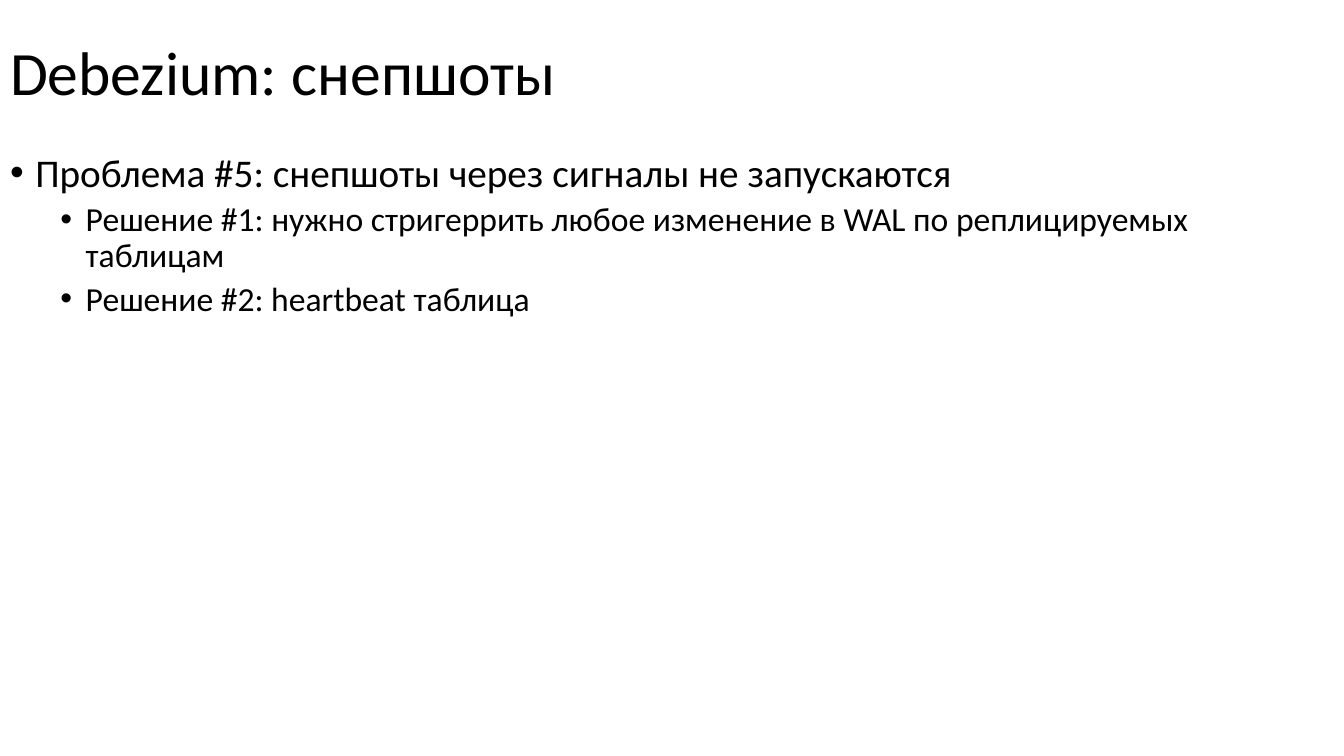
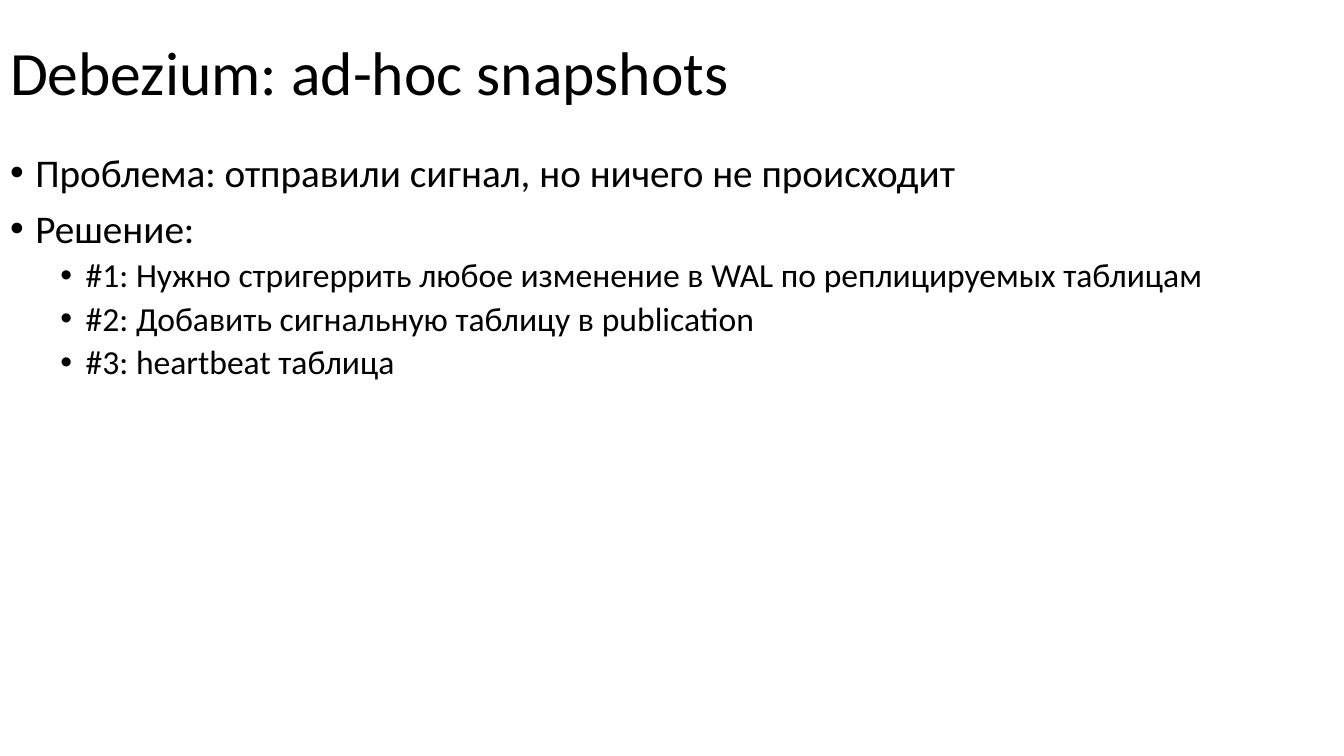
Before and after one commit to nryanov/presentations, a slide deck: slide 38 of smartdata/cdc-via-debezium/debezium-smartdata2025.pptx (slide 24 before the commit). Drawn at 1344x756 pixels with LibreOffice and Linux fonts; fonts in the diff are those of the drawing. Boxes give left, top, right and bottom in pixels: in the first picture for what was removed or moved away, otherwise in the second. Text is boxed around its words. In the diff, an @@ line names an element or a change of style, - is before the commit and + after.

```diff
--- a/smartdata/cdc-via-debezium/debezium-smartdata2025.pptx
+++ b/smartdata/cdc-via-debezium/debezium-smartdata2025.pptx
@@ title at (10,52,729,105): text changed @@
-Debezium: снепшоты
+Debezium: ad-hoc snapshots
@@ text at (35,160,1202,380): text changed @@
-• Проблема #5: снепшоты через сигналы не запускаются
-  • Решение #1: нужно стригеррить любое изменение в WAL по реплицируемых таблицам
-  • Решение #2: heartbeat таблица
+• Проблема: отправили сигнал, но ничего не происходит
+• Решение:
+  • #1: Нужно стригеррить любое изменение в WAL по реплицируемых таблицам
+  • #2: Добавить сигнальную таблицу в publication
+  • #3: heartbeat таблица
```
Also in this commit, not shown: 31 other slides changed, 21 slides added, 2 slides removed.
